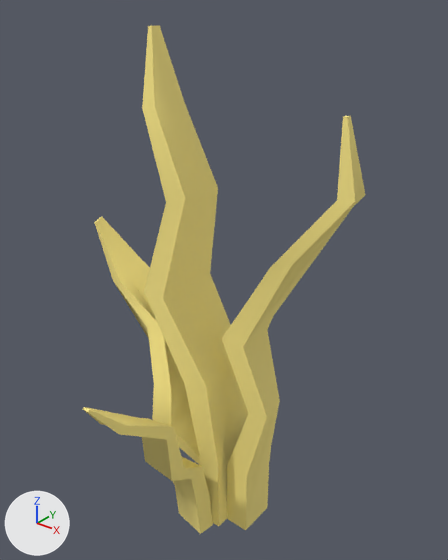
Before and after pictures for a commit that changed the glTF model Tree/grassA.gltf.
Rendered twice from a 50 mm lens placed at (29.9, -37.7, 47.7), pointed at (0.4, -0.8, 24.8). The axes (+X, +Y, +Z) are drawn at lower left. The lights are the same throughout. Where no turn or scale is listed for an object, it has been applied to the vertices. Vertices at the same position are counted once.

Names of what the first picture shows: 'grass01', 'grass02', 'grass03', 'grass04'.
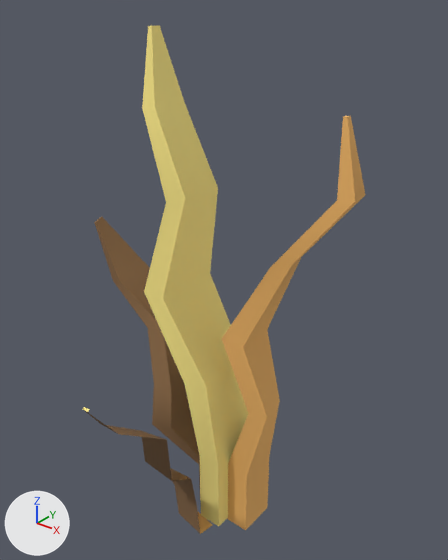
Boxes [x1, y1, x2, y2] around the edits, measured in the pictures (448 x 560 px; the box of a moved part takes in the faces that stretch with it):
'grass02', reshaped: before [94, 217, 200, 465]; after [94, 217, 200, 488]
'grass04', reshaped: before [83, 407, 213, 534]; after [83, 407, 212, 534]
part 1 of me_grass02, added (brown): after [97, 217, 200, 457]
part 2 of me_grass02, recoloured (yellow to brown): [94, 217, 200, 465] in both
part 3 of me_grass03, added (brown): after [243, 116, 365, 529]
part 4 of me_grass03, recoloured (yellow to orange): [222, 116, 358, 530] in both
part 5 of me_grass04, moved or reshaped: before [84, 407, 213, 534]; after [84, 410, 197, 530]
part 6 of me_grass04, recoloured: after [198, 512, 212, 534]
part 7 of me_grass04, recoloured: [86, 412, 200, 533] in both

The change, as a list of edits to the scene's bpy script:
```text
Add mat_material__12:
    mat_material__12 = principled_material('Material #12')
    mat_material__12.base_color = (0.233, 0.127, 0.0531)  # brown #856441
    mat_material__12.roughness = 0.9
Add mat_material_2:
    mat_material_2 = principled_material('Material 2')
    mat_material_2.base_color = (0.858, 0.458, 0.131)  # orange #eeb465
    mat_material_2.roughness = 0.9
Change me_grass02:
    used by ob_grass02; location = (-7.95, -9.33, -0.33)
    remove me_grass02.from_pydata(...)  # 54 vertices, 104 faces; spans x -8.6..8.2, y 4.7..14.2, z -0.5..26.6
    add me_grass02.from_pydata(...)  # 98 vertices, 192 faces; spans x -8.6..8.2, y 4.7..14.2, z -0.5..26.6
    me_grass02 part 1: 44 vertices added at x -6.4..8.2, y 5.7..13.1, z 4.2..21.8
    me_grass02 part 2: 56 faces spanning x -8.6..8.2, y 4.7..14.2, z -0.5..26.6 switch from mat_01___default (yellow #fbe888) to mat_material__12 (brown #856441)
Change me_grass03:
    used by ob_grass03; location = (-7.95, -13.14, -0.33)
    remove me_grass03.from_pydata(...)  # 54 vertices, 104 faces; spans x 8.7..19.7, y 11.1..15.1, z -0.7..39.8
    add me_grass03.from_pydata(...)  # 98 vertices, 192 faces; spans x 8.7..19.7, y 11.1..15.1, z -0.7..39.8
    me_grass03 part 3: 44 vertices added at x 8.8..19.7, y 11.6..14.5, z 6.2..34.4
    me_grass03 part 4: 54 faces spanning x 8.7..19.7, y 11.1..15.1, z -0.7..39.8 switch from mat_01___default (yellow #fbe888) to mat_material_2 (orange #eeb465)
Change me_grass04:
    used by ob_grass04; location = (-7.95, -13.14, -0.33)
    remove me_grass04.from_pydata(...)  # 54 vertices, 104 faces; spans x 5.2..9.0, y -2.0..10.5, z -0.9..19.4
    add me_grass04.from_pydata(...)  # 63 vertices, 96 faces; spans x 5.2..8.9, y -2.0..10.5, z -0.9..19.4
    me_grass04 part 5
    11 vertices are removed from x 5.5..9.0, y 0.8..10.1, z 3.2..16.8
    78 faces are deleted
    2 vertices move from x 6.7..9.0, y 6.0..6.1, z 9.4 to x 7.7..8.3, y 6.9, z 7.3..7.4
    15 vertices are added at x 5.9..8.5, y 0.0..6.9, z 7.1..16.4
    5 new vertices lie (0.5, -0.5, 4.0) away from vertices in x 5.2..7.5, y 8.5..8.9, z -0.9
    70 new faces join them, mat_material__12 (brown #856441)
    me_grass04 part 6: 12 faces spanning x 5.2..8.9, y 8.3..10.5, z -0.9..-0.8 switch from mat_01___default (yellow #fbe888) to mat_material_2 (orange #eeb465)
    me_grass04 part 7: 3 faces spanning x 5.8..8.9, y -2.0..8.4, z -0.9..19.2 switch from mat_01___default (yellow #fbe888) to mat_material__12 (brown #856441)
```
